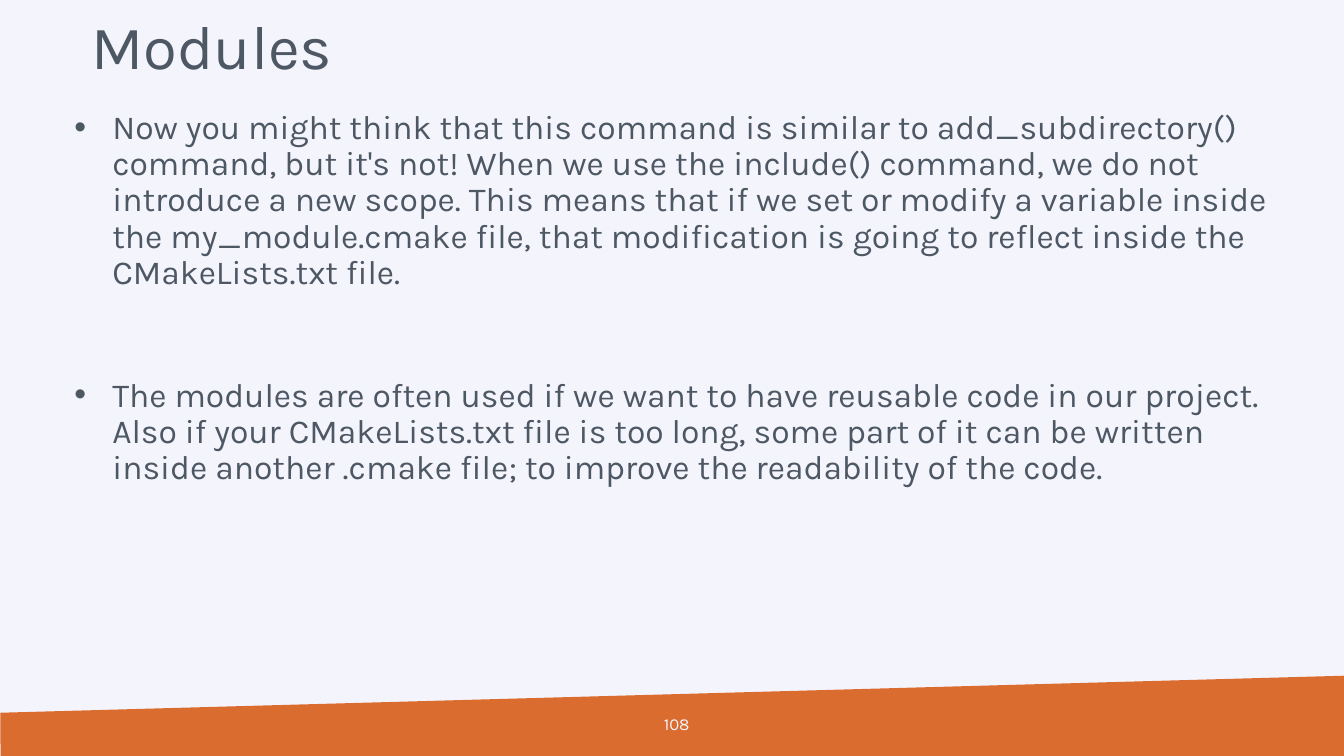
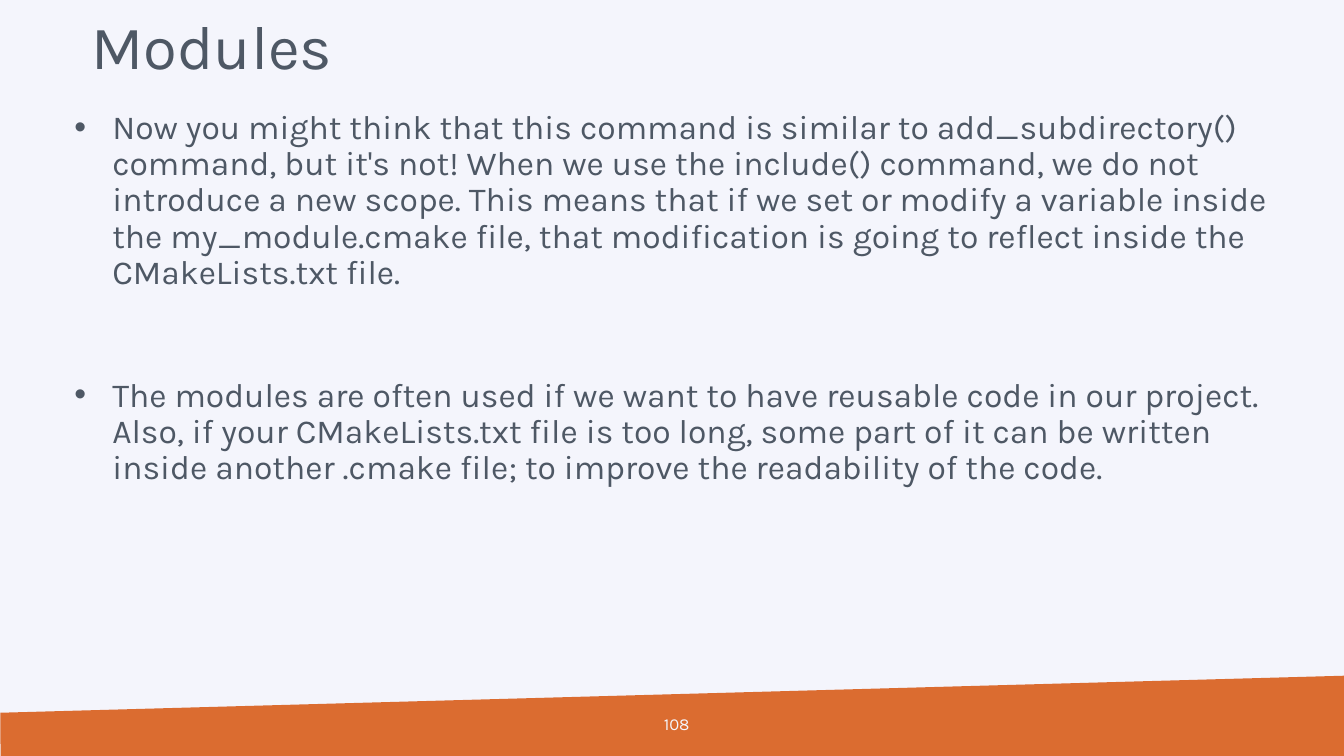
Before and after one commit to hpcleuven/CMake-intro, a slide deck: slide 108 of CMake-introduction.pptx. Drawn at 1344x756 pixels with LibreOffice and Linux fonts; fonts in the diff are those of the drawing; background and template pictures are left out. Boxes give left, top, right and bottom in pixels: in the first picture for what was removed or moved away, otherwise in the second. Text is boxed around its words. In the diff, an @@ line names an element or a change of style, - is before the commit and + after.

```diff
--- a/CMake-introduction.pptx
+++ b/CMake-introduction.pptx
@@ text at [112, 384, 1259, 487]: text changed @@
-  • The modules are often used if we want to have reusable code in our project. Also if your CMakeLists.txt file is too long, some part of it can be written inside another .cmake file; to improve the readability of the code.
+  • The modules are often used if we want to have reusable code in our project. Also, if your CMakeLists.txt file is too long, some part of it can be written inside another .cmake file; to improve the readability of the code.
```
Also in this commit, not shown: 37 other slides changed, 1 other file.
